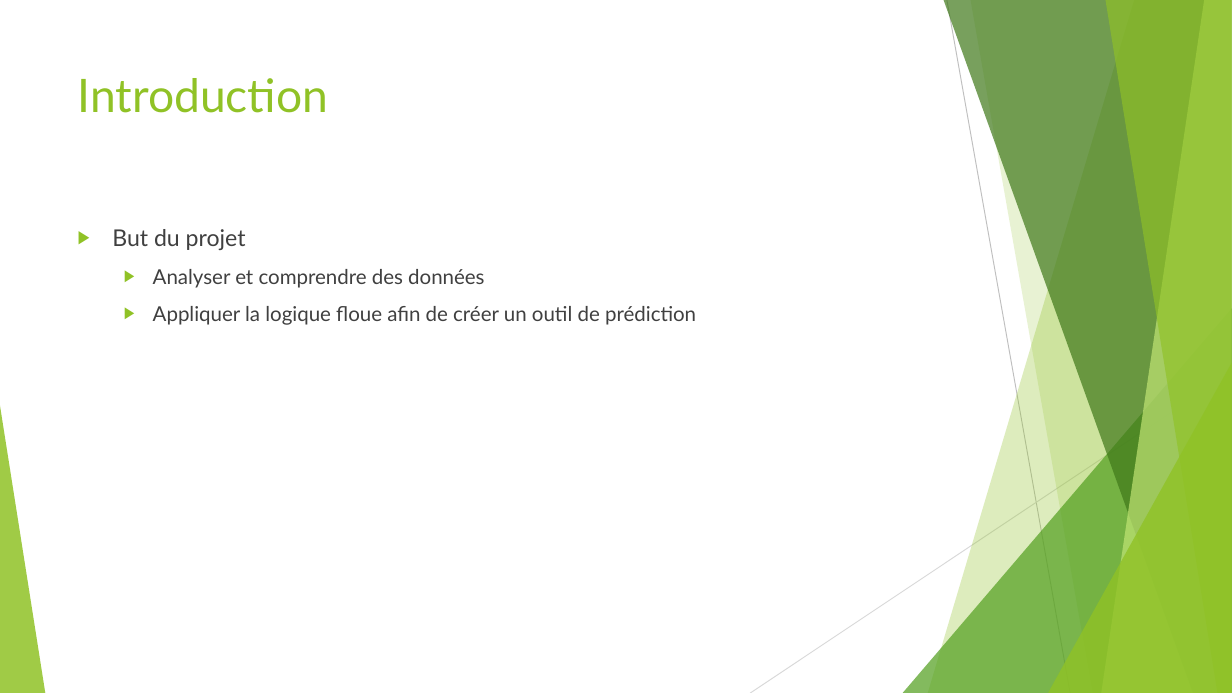
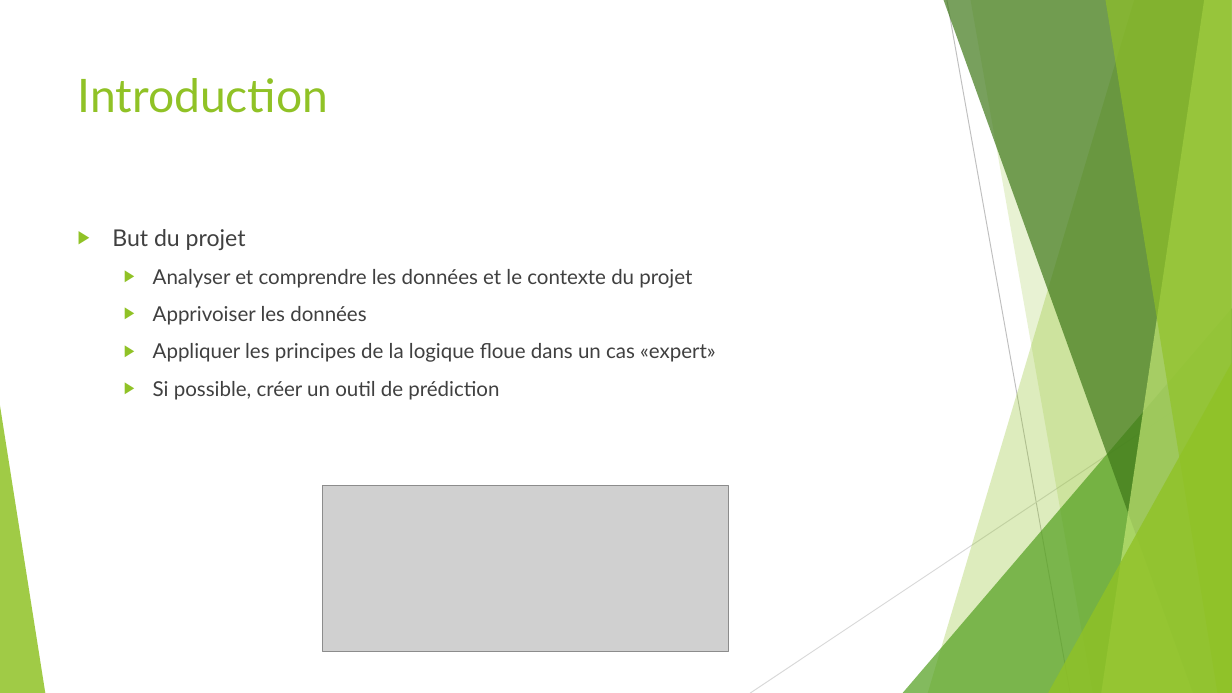
Before and after one commit to simon-baehler/LFA-Steroide, a slide deck: slide 3 of Presentations/Intermediaire/LFA_Baehler_Schowing_Intermédiaire.pptx. Drawn at 1232x693 pixels with LibreOffice and Linux fonts; fonts in the diff are those of the drawing; grey boxes stand for pictures. Boxes give left, top, right and bottom in pixels: in the first picture for what was removed or moved away, otherwise in the second. Text is boxed around its words. In the diff, an @@ line names an element or a change of style, - is before the commit and + after.

```diff
--- a/Presentations/Intermediaire/LFA_Baehler_Schowing_Intermédiaire.pptx
+++ b/Presentations/Intermediaire/LFA_Baehler_Schowing_Intermédiaire.pptx
@@ text at [153, 269, 716, 400]: text changed @@
-  ▶ Analyser et comprendre des données
-  ▶ Appliquer la logique floue afin de créer un outil de prédiction
+  ▶ Analyser et comprendre les données et le contexte du projet
+  ▶ Apprivoiser les données
+  ▶ Appliquer les principes de la logique floue dans un cas «expert»
+  ▶ Si possible, créer un outil de prédiction
@@ picture added at [323, 486, 729, 652] @@
```
Also in this commit, not shown: 5 other slides changed.
